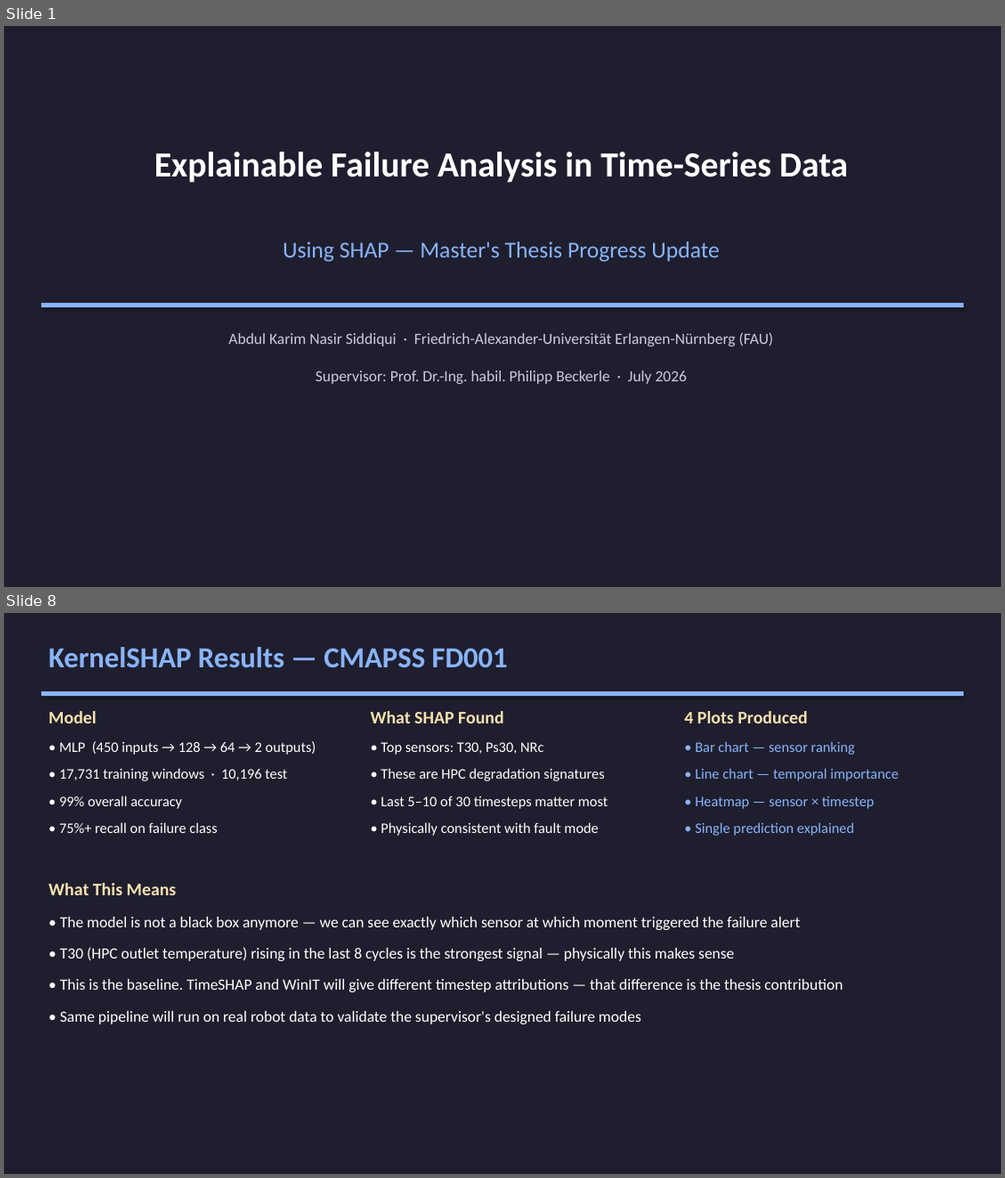
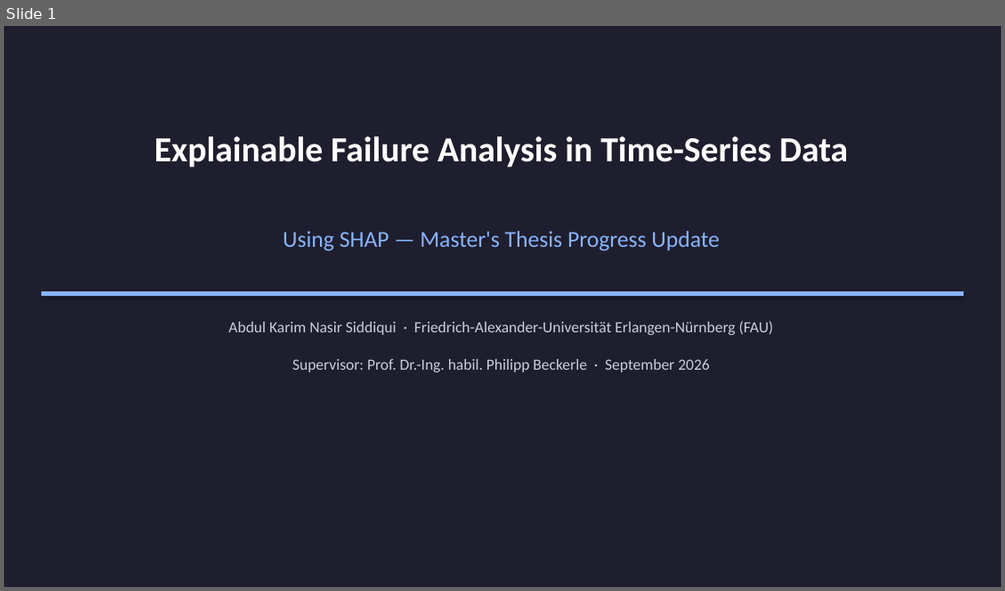
Before and after one commit to karimnasir553/MA_Siddiqui, a slide deck: MA_Siddiqui_Progress.pptx. Shown one above the other, each under a label of ours: slides 1 and 8 before the commit, slide 1 after it; the slides between them are not shown. The pictures are 1005x1178 and 1005x591 pixels, drawn with LibreOffice and Linux fonts; fonts in the diff are those of the drawing. Boxes give left, top, right and bottom in pixels: in the first picture for what was removed or moved away, otherwise in the second. Text is boxed around its words. In the diff, an @@ line names an element or a change of style, - is before the commit and + after.

```diff
--- a/MA_Siddiqui_Progress.pptx
+++ b/MA_Siddiqui_Progress.pptx
@@ slide 8 removed at <box>4,613,1001,1174</box>, background #FFFFFF @@
@@ rectangle removed at <box>4,613,1001,1174</box> @@
@@ text removed at <box>48,647,508,668</box> @@
-KernelSHAP Results — CMAPSS FD001
@@ rectangle removed at <box>41,691,963,696</box> @@
@@ text removed at <box>48,711,97,723</box> @@
-Model
@@ text removed at <box>371,711,504,723</box> @@
-What SHAP Found
@@ text removed at <box>684,711,807,723</box> @@
-4 Plots Produced
@@ text removed at <box>59,741,316,755</box> @@
-• MLP (450 inputs → 128 → 64 → 2 outputs)
@@ text removed at <box>380,742,543,755</box> @@
-• Top sensors: T30, Ps30, NRc
@@ text removed at <box>695,741,855,755</box> @@
-• Bar chart — sensor ranking
@@ text removed at <box>59,768,287,781</box> @@
-• 17,731 training windows · 10,196 test
@@ text removed at <box>380,768,604,781</box> @@
-• These are HPC degradation signatures
@@ text removed at <box>695,768,898,781</box> @@
-• Line chart — temporal importance
@@ text removed at <box>59,795,182,809</box> @@
-• 99% overall accuracy
@@ text removed at <box>380,796,607,809</box> @@
-• Last 5–10 of 30 timesteps matter most
@@ text removed at <box>695,796,874,809</box> @@
-• Heatmap — sensor × timestep
@@ text removed at <box>59,822,217,833</box> @@
-• 75%+ recall on failure class
@@ text removed at <box>380,822,598,835</box> @@
-• Physically consistent with fault mode
@@ text removed at <box>695,822,854,835</box> @@
-• Single prediction explained
@@ text removed at <box>48,883,177,895</box> @@
-What This Means
@@ text removed at <box>60,916,800,930</box> @@
-• The model is not a black box anymore — we can see exactly which sensor at which moment triggered the failure alert
@@ text removed at <box>60,947,734,961</box> @@
-• T30 (HPC outlet temperature) rising in the last 8 cycles is the strongest signal — physically this makes sense
@@ text removed at <box>60,979,842,992</box> @@
-• This is the baseline. TimeSHAP and WinIT will give different timestep attributions — that difference is the thesis contribution
@@ text removed at <box>60,1011,641,1024</box> @@
-• Same pipeline will run on real robot data to validate the supervisor's designed failure modes
@@ slide 1 changed as well @@
@@ 3 texts, 1 rectangle: place and size @@
-3 texts, 1 rectangle at <box>41,151,963,346</box>
+3 texts, 1 rectangle at <box>41,136,963,335</box>
@@ text at <box>292,359,709,372</box>: text changed @@
-Supervisor: Prof. Dr.-Ing. habil. Philipp Beckerle · July 2026
+Supervisor: Prof. Dr.-Ing. habil. Philipp Beckerle · September 2026
```
Also in this commit, not shown: 2 other slides changed, 11 slides added, 13 other slides removed, 1 other file.
